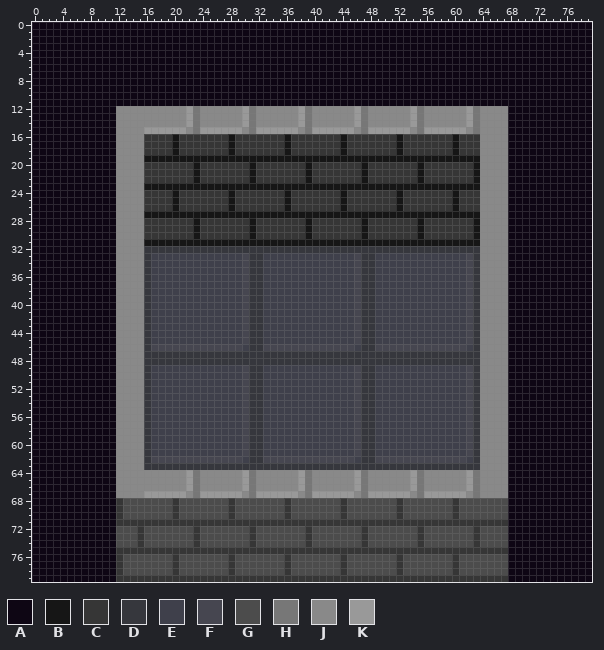
Sprite sheet, stored at sprites/spr_t_wall_tiles/da49478d-c6ee-4c92-b6eb-a3c43b4b2533.png. That is the earlier state.
The file is 80x80 pixels. Colours within 5 levels of each other are drawn and written as one.
Palette (. is transparent): A #0e0614  B #161616  C #363636  D #36373d  E #3f404b  F #464650  G #4c4c4c  H #777777  J #898989  K #999999
The result:
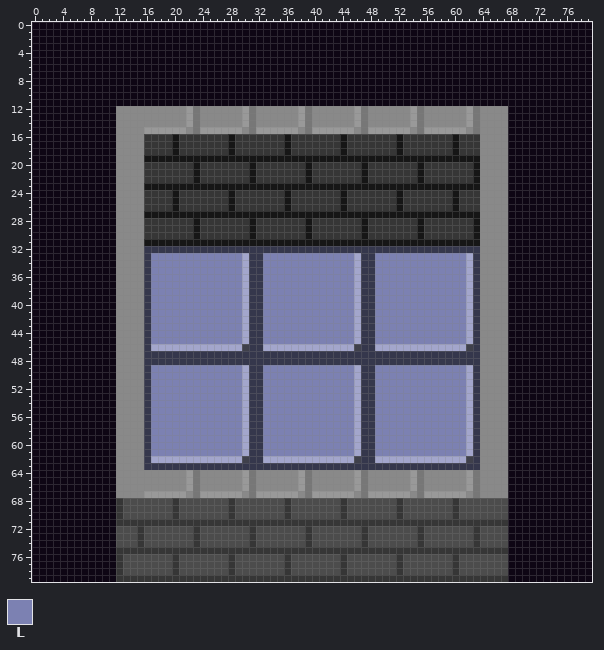
Colours new in this view: L #7c81b2
Change:
Colour D changes from #36373d to #35374c.
Colour F changes from #464650 to #a3a6cc.
Colour E becomes colour L in rows 33 to 45 at x 17 to 29, 33 to 45 and 49 to 61; in rows 49 to 61 at x 17 to 29, 33 to 45 and 49 to 61.
Boxes around the changes in both pictures, in picture pixels (x1, y1, x2, y2):
changed: (144, 246, 480, 470)
